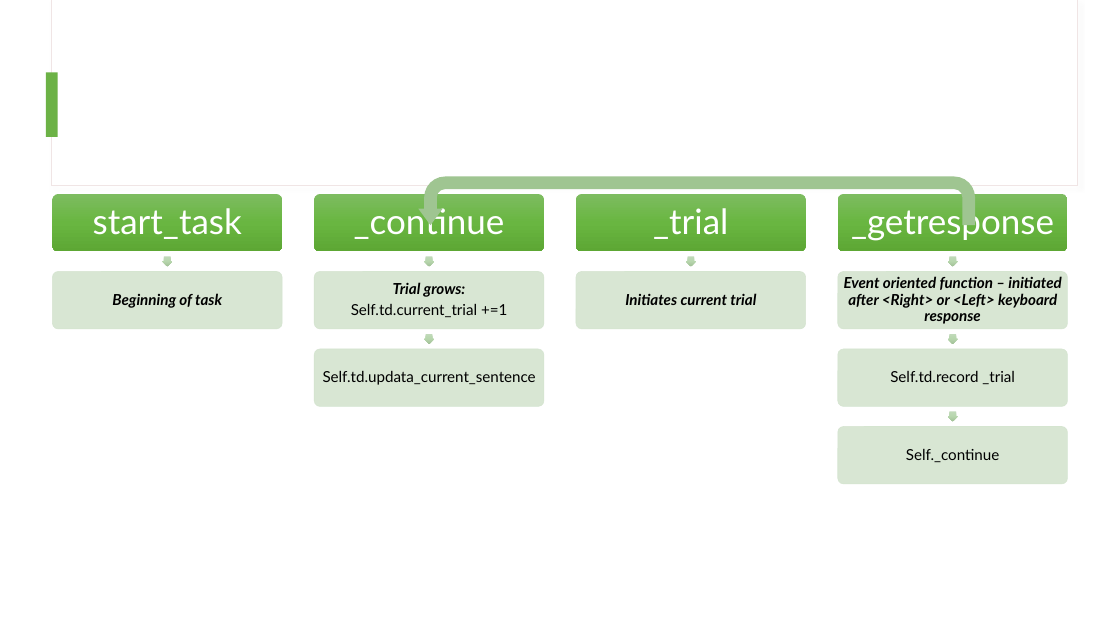
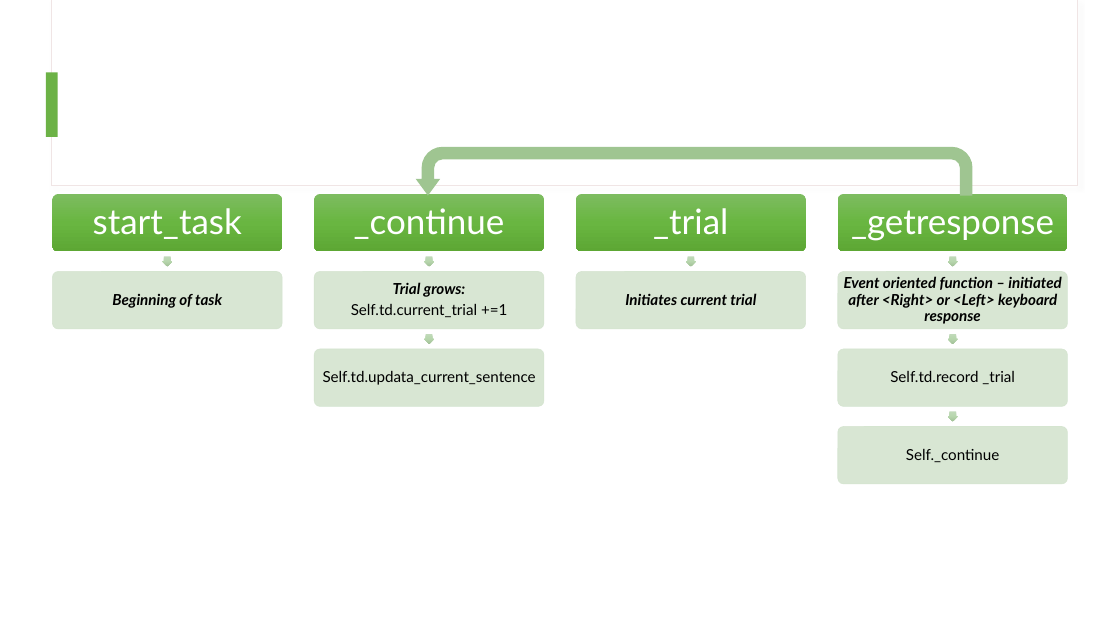
Before and after one commit to TomerOz/stp-project, a slide deck: slide 2 of Code Design.pptx. Drawn at 1120x630 pixels with LibreOffice and Linux fonts; fonts in the diff are those of the drawing. Boxes give left, top, right and bottom in pixels: in the first picture for what was removed or moved away, otherwise in the second. Text is boxed around its words. In the diff, an @@ line names an element or a change of style, - is before the commit and + after.

```diff
--- a/Code Design.pptx
+++ b/Code Design.pptx
@@ uturn arrow: place and size @@
-uturn arrow at <box>418,176,975,225</box>
+uturn arrow at <box>416,147,973,196</box>
```
Also in this commit, not shown: 11 other files.
